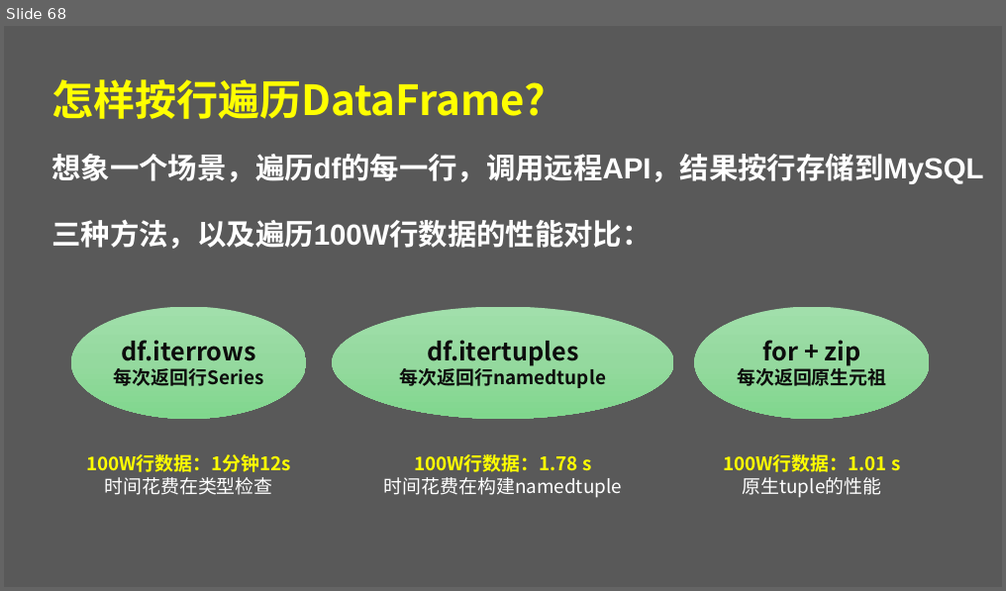
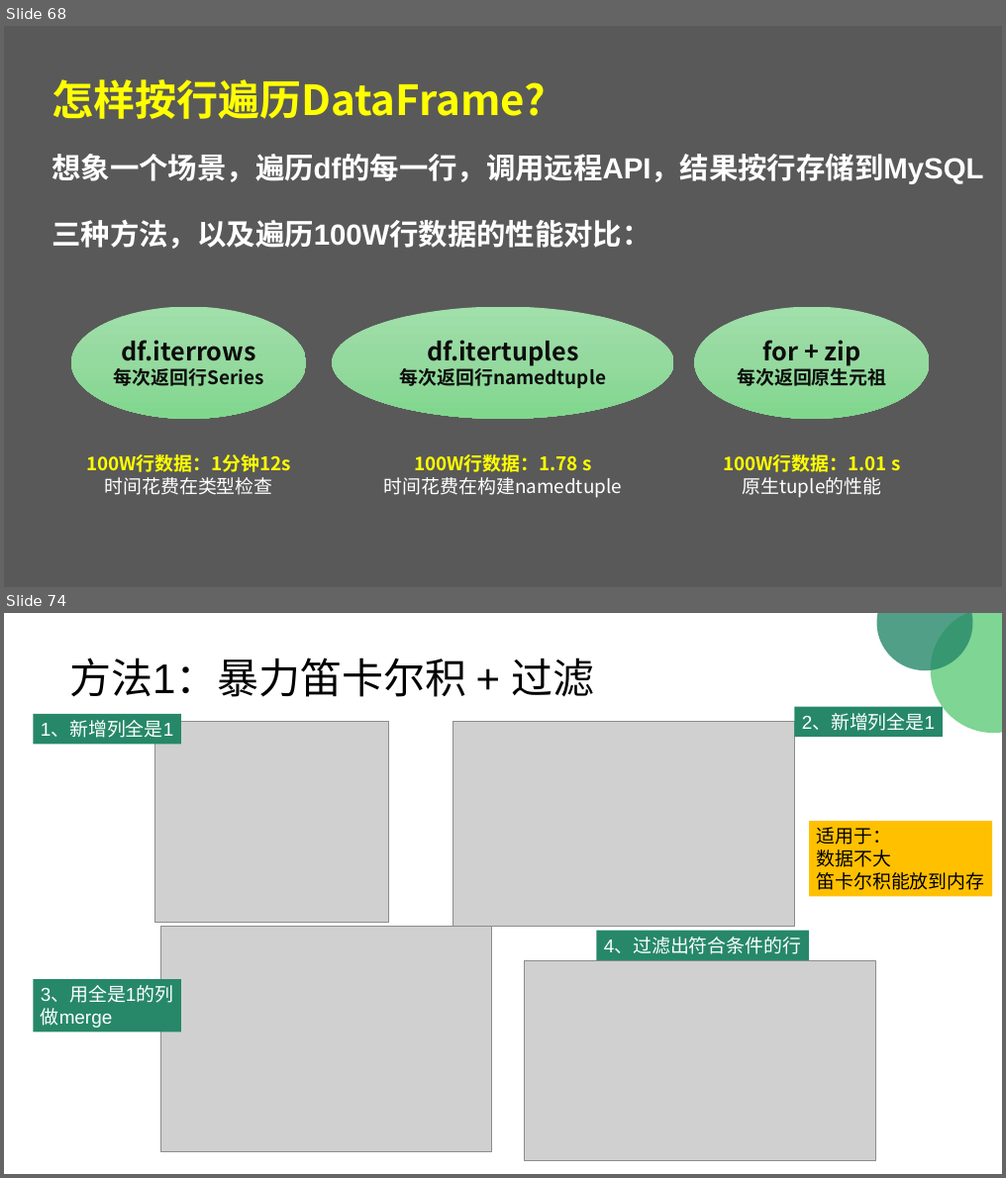
Before and after one commit to peiss/ant-learn-pandas, a slide deck: Python使用Pandas入门数据分析.pptx. Shown one above the other, each under a label of ours: slide 68 before the commit, slides 68 and 74 after it; the slides between them are not shown. The pictures are 1006x591 and 1006x1178 pixels, drawn with LibreOffice and Linux fonts; fonts in the diff are those of the drawing; grey boxes stand for pictures. Boxes give left, top, right and bottom in pixels: in the first picture for what was removed or moved away, otherwise in the second. Text is boxed around its words. In the diff, an @@ line names an element or a change of style, - is before the commit and + after.

```diff
--- a/Python使用Pandas入门数据分析.pptx
+++ b/Python使用Pandas入门数据分析.pptx
@@ slide 74 added at [4,613,1002,1174], background #FFFFFF @@
@@ freeform shape added at [877,613,973,670], fill #268868 at 80% opacity @@
@@ freeform shape added at [931,613,1002,733], fill #33BD56 at 63% opacity @@
@@ text added at [69,658,595,697], 40 pt, text #000000 @@
+方法1：暴力笛卡尔积 + 过滤
@@ rectangle added at [33,714,181,744], fill #268868, 18 pt, text #FFFFFF @@
+1、新增列全是1
@@ picture added at [155,721,388,922] @@
@@ picture added at [453,721,795,927] @@
@@ rectangle added at [795,707,943,737], fill #268868, 18 pt, text #FFFFFF @@
+2、新增列全是1
@@ rectangle added at [809,821,992,897], fill #FFC000, 18 pt, text #000000 @@
+适用于：
+数据不大
+笛卡尔积能放到内存
@@ picture added at [160,927,491,1153] @@
@@ rectangle added at [597,931,810,960], fill #268868, 18 pt, text #FFFFFF @@
+4、过滤出符合条件的行
@@ picture added at [525,960,876,1161] @@
@@ rectangle added at [33,980,181,1033], fill #268868, 18 pt, text #FFFFFF @@
+3、用全是1的列
+做merge
```
Also in this commit, not shown: 1 slide changed, 6 other slides added, 8 other files.
